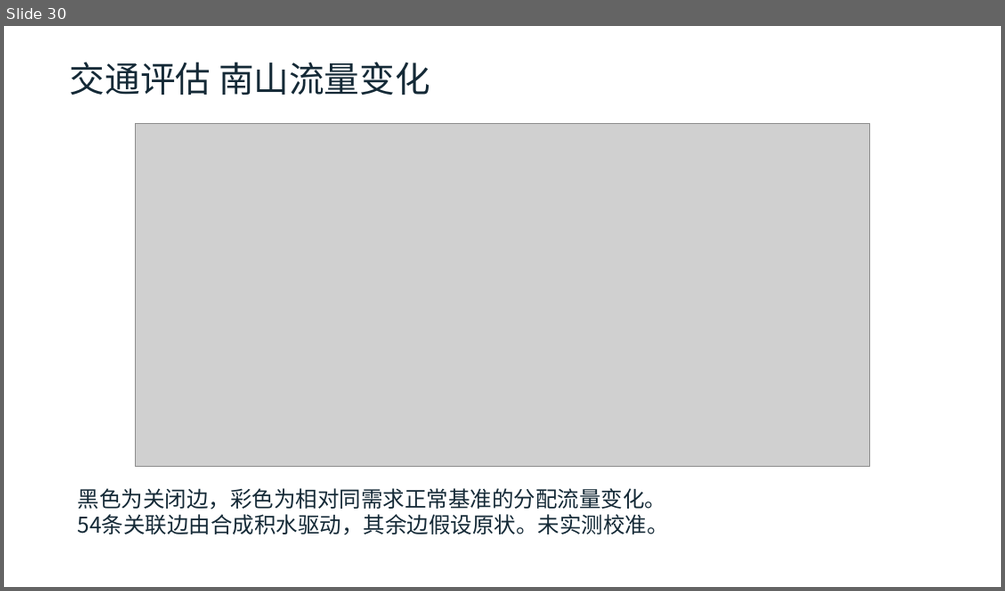
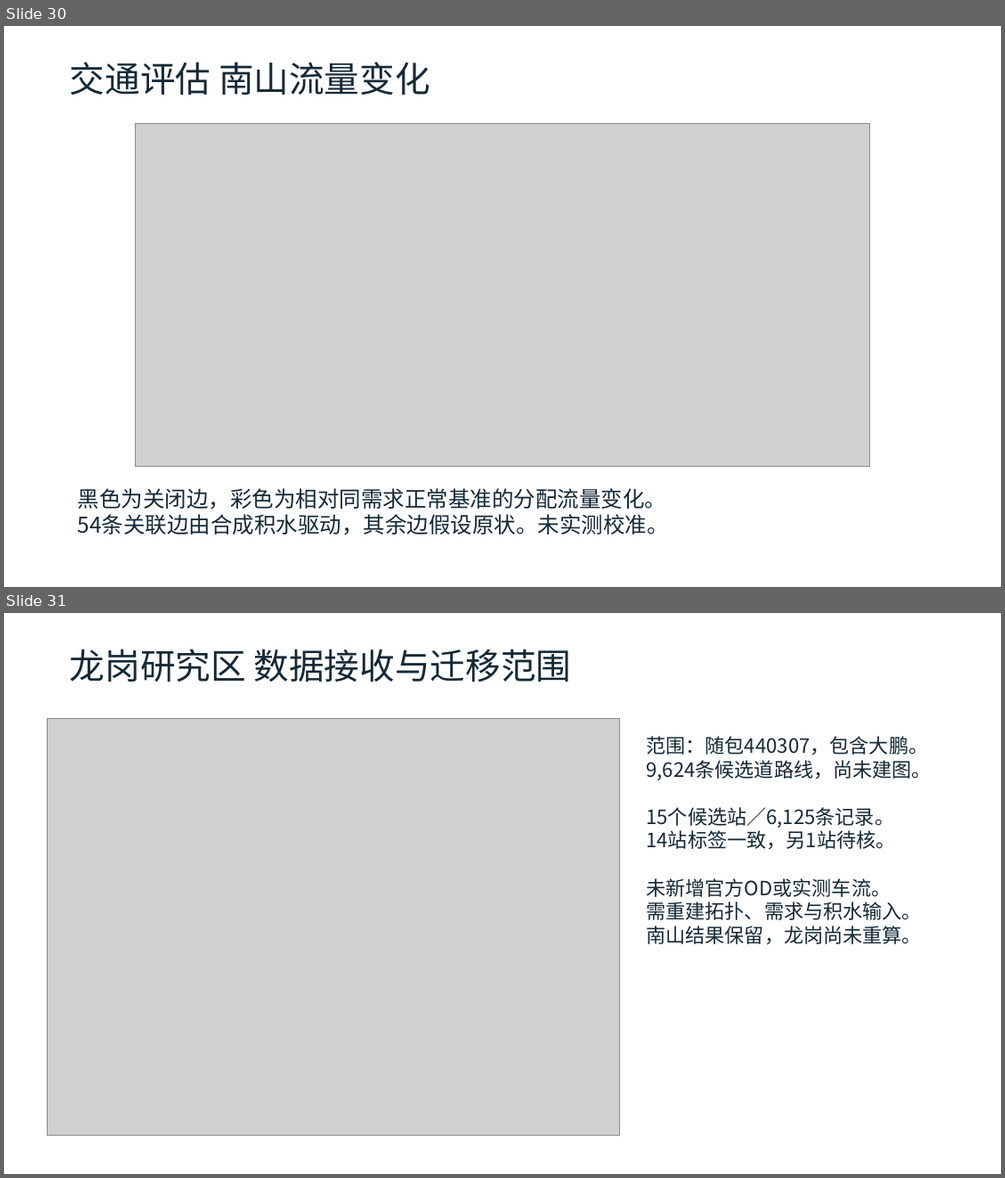
Before and after one commit to zhzhzh666/jiaotong, a slide deck: docs/deliverables/开题与阶段进展汇报.pptx. Shown one above the other, each under a label of ours: slide 30 before the commit, slides 30 and 31 after it. The pictures are 1005x591 and 1005x1178 pixels, drawn with LibreOffice and Linux fonts; fonts in the diff are those of the drawing; grey boxes stand for pictures. Boxes give left, top, right and bottom in pixels: in the first picture for what was removed or moved away, otherwise in the second. Text is boxed around its words. In the diff, an @@ line names an element or a change of style, - is before the commit and + after.

```diff
--- a/docs/deliverables/开题与阶段进展汇报.pptx
+++ b/docs/deliverables/开题与阶段进展汇报.pptx
@@ slide 31 added at [4,613,1001,1174], background #FFFFFF @@
@@ text added at [70,649,572,682], 34 pt, text #142936 @@
+龙岗研究区 数据接收与迁移范围
@@ picture added at [47,718,619,1135] @@
@@ text added at [646,736,931,944], 19 pt, text #142936 @@
+范围：随包440307，包含大鹏。
+9,624条候选道路线，尚未建图。
+15个候选站／6,125条记录。
+14站标签一致，另1站待核。
+未新增官方OD或实测车流。
+需重建拓扑、需求与积水输入。
+南山结果保留，龙岗尚未重算。
```
Also in this commit, not shown: 8 slides changed, 28 other files.
